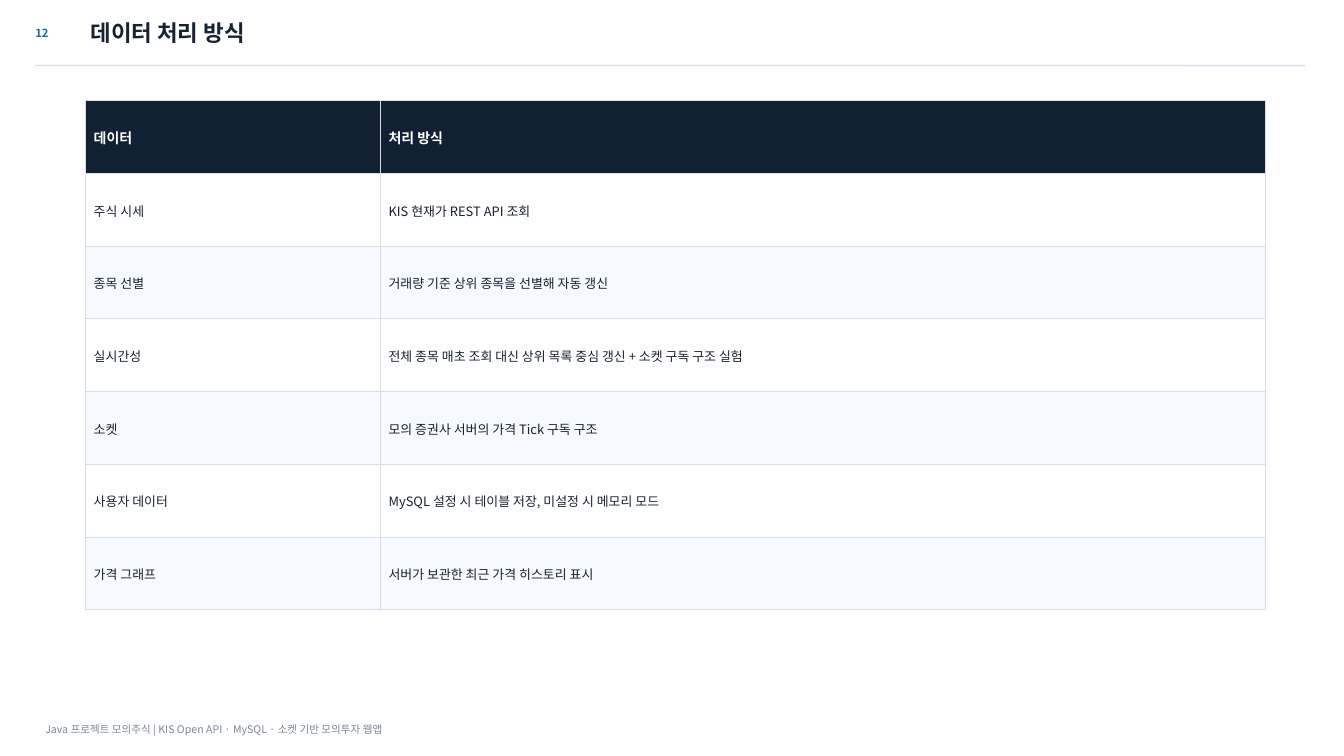
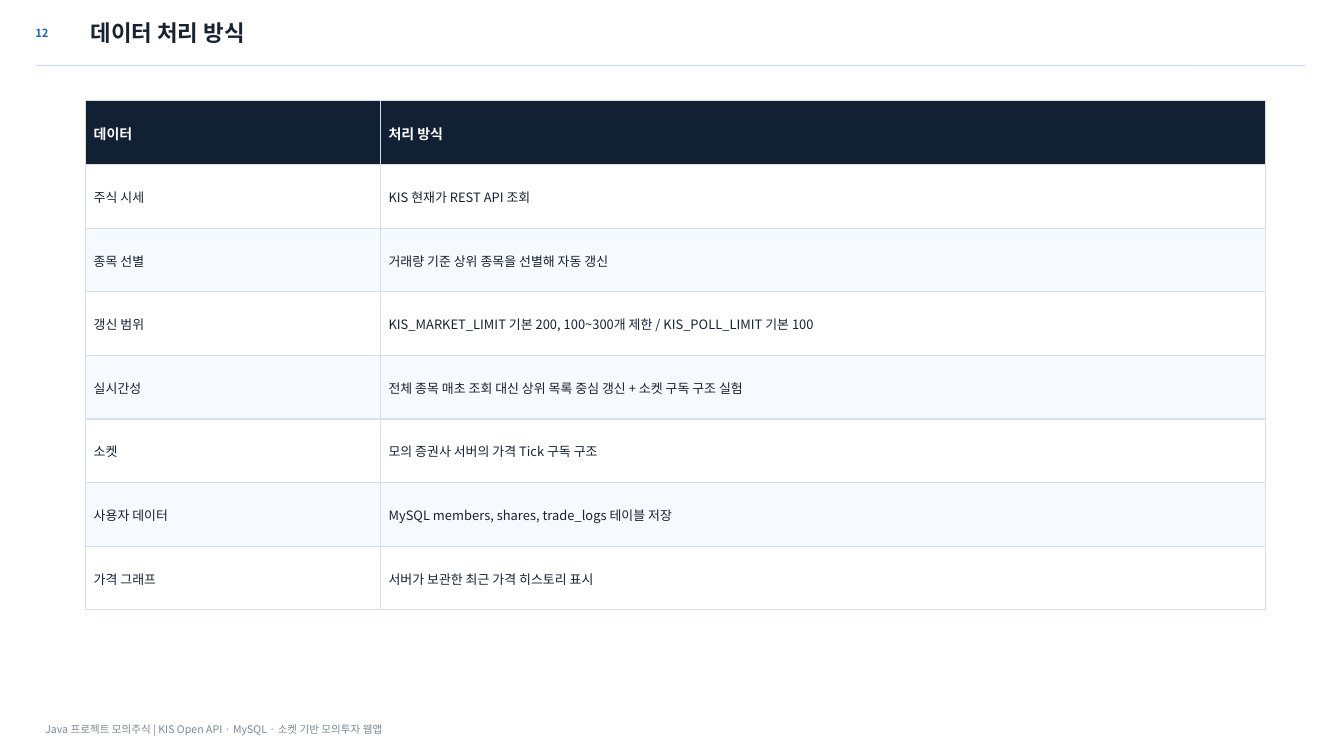
Before and after one commit to osangmin51-spec/javaproject, a slide deck: slide 12 of deliverables/Java_모의주식투자_발표자료_최종정합본.pptx. Drawn at 1344x756 pixels with LibreOffice and Linux fonts; fonts in the diff are those of the drawing. Boxes give left, top, right and bottom in pixels: in the first picture for what was removed or moved away, otherwise in the second. Text is boxed around its words. In the diff, an @@ line names an element or a change of style, - is before the commit and + after.

```diff
--- a/deliverables/Java_모의주식투자_발표자료_최종정합본.pptx
+++ b/deliverables/Java_모의주식투자_발표자료_최종정합본.pptx
@@ rectangle: place and size @@
-rectangle at (86, 101, 380, 173)
+rectangle at (86, 101, 380, 164)
@@ text "데이터": place and size @@
-text "데이터" at (94, 131, 133, 145)
+text "데이터" at (94, 127, 133, 141)
@@ rectangle: place and size @@
-rectangle at (380, 101, 1265, 173)
+rectangle at (380, 101, 1265, 164)
@@ text "처리 방식": place and size @@
-text "처리 방식" at (389, 131, 443, 145)
+text "처리 방식" at (389, 127, 443, 141)
@@ rectangle: place and size @@
-rectangle at (86, 173, 380, 246)
+rectangle at (86, 164, 380, 228)
@@ text "주식 시세": place and size @@
-text "주식 시세" at (94, 205, 144, 217)
+text "주식 시세" at (94, 191, 144, 203)
@@ rectangle: place and size @@
-rectangle at (380, 173, 1265, 246)
+rectangle at (380, 164, 1265, 228)
@@ text "KIS 현재가 REST API 조회": place and size @@
-text "KIS 현재가 REST API 조회" at (389, 205, 531, 217)
+text "KIS 현재가 REST API 조회" at (389, 191, 531, 203)
@@ rectangle: place and size @@
-rectangle at (86, 246, 380, 319)
+rectangle at (86, 228, 380, 291)
@@ text "종목 선별": place and size @@
-text "종목 선별" at (94, 277, 144, 289)
+text "종목 선별" at (94, 255, 144, 267)
@@ rectangle: place and size @@
-rectangle at (380, 246, 1265, 319)
+rectangle at (380, 228, 1265, 291)
@@ text "거래량 기준 상위 종목을 선별해 ...": place and size @@
-text "거래량 기준 상위 종목을 선별해 ..." at (389, 277, 608, 289)
+text "거래량 기준 상위 종목을 선별해 ..." at (389, 255, 608, 267)
@@ rectangle: place and size @@
-rectangle at (86, 319, 380, 391)
+rectangle at (86, 291, 380, 355)
@@ rectangle: place and size @@
-rectangle at (380, 319, 1265, 391)
+rectangle at (380, 291, 1265, 355)
@@ text added at (94, 318, 144, 330), 9.2 pt, text #182230 @@
+갱신 범위
@@ text added at (389, 318, 814, 331), 9.2 pt, text #182230 @@
+KIS_MARKET_LIMIT 기본 200, 100~300개 제한 / KIS_POLL_LIMIT 기본 100
@@ rectangle: place and size @@
-rectangle at (86, 392, 380, 465)
+rectangle at (86, 355, 380, 418)
@@ rectangle: place and size @@
-rectangle at (380, 392, 1265, 465)
+rectangle at (380, 355, 1265, 418)
@@ text "실시간성": place and size @@
-text "실시간성" at (94, 350, 142, 362)
+text "실시간성" at (94, 382, 142, 394)
@@ text "전체 종목 매초 조회 대신 ...": place and size @@
-text "전체 종목 매초 조회 대신 ..." at (389, 350, 743, 362)
+text "전체 종목 매초 조회 대신 ..." at (389, 382, 743, 394)
@@ rectangle: place and size @@
-rectangle at (86, 465, 380, 537)
+rectangle at (86, 419, 380, 483)
@@ rectangle: place and size @@
-rectangle at (380, 465, 1265, 537)
+rectangle at (380, 419, 1265, 483)
@@ text "소켓": place and size @@
-text "소켓" at (94, 423, 118, 435)
+text "소켓" at (94, 445, 118, 457)
@@ text "모의 증권사 서버의 가격 Tick ...": place and size @@
-text "모의 증권사 서버의 가격 Tick ..." at (389, 423, 598, 435)
+text "모의 증권사 서버의 가격 Tick ..." at (389, 445, 598, 457)
@@ rectangle: place and size @@
-rectangle at (86, 537, 380, 610)
+rectangle at (86, 483, 380, 546)
@@ text "사용자 데이터": place and size @@
-text "사용자 데이터" at (94, 495, 168, 507)
+text "사용자 데이터" at (94, 509, 168, 521)
@@ rectangle: place and size @@
-rectangle at (380, 537, 1265, 610)
+rectangle at (380, 483, 1265, 546)
@@ text at (389, 509, 672, 524): text changed @@
-MySQL 설정 시 테이블 저장, 미설정 시 메모리 모드
+MySQL members, shares, trade_logs 테이블 저장
@@ rectangle added at (86, 546, 380, 610), fill #FFFFFF, outline #D7DEEA 0.6 pt @@
@@ text "가격 그래프": place and size @@
-text "가격 그래프" at (94, 568, 156, 580)
+text "가격 그래프" at (94, 573, 156, 585)
@@ rectangle added at (380, 546, 1265, 610), fill #FFFFFF, outline #D7DEEA 0.6 pt @@
@@ text "서버가 보관한 최근 가격 히스토리 ...": place and size @@
-text "서버가 보관한 최근 가격 히스토리 ..." at (389, 568, 594, 580)
+text "서버가 보관한 최근 가격 히스토리 ..." at (389, 573, 594, 585)
```
Also in this commit, not shown: 5 other slides changed, 9 other files.
